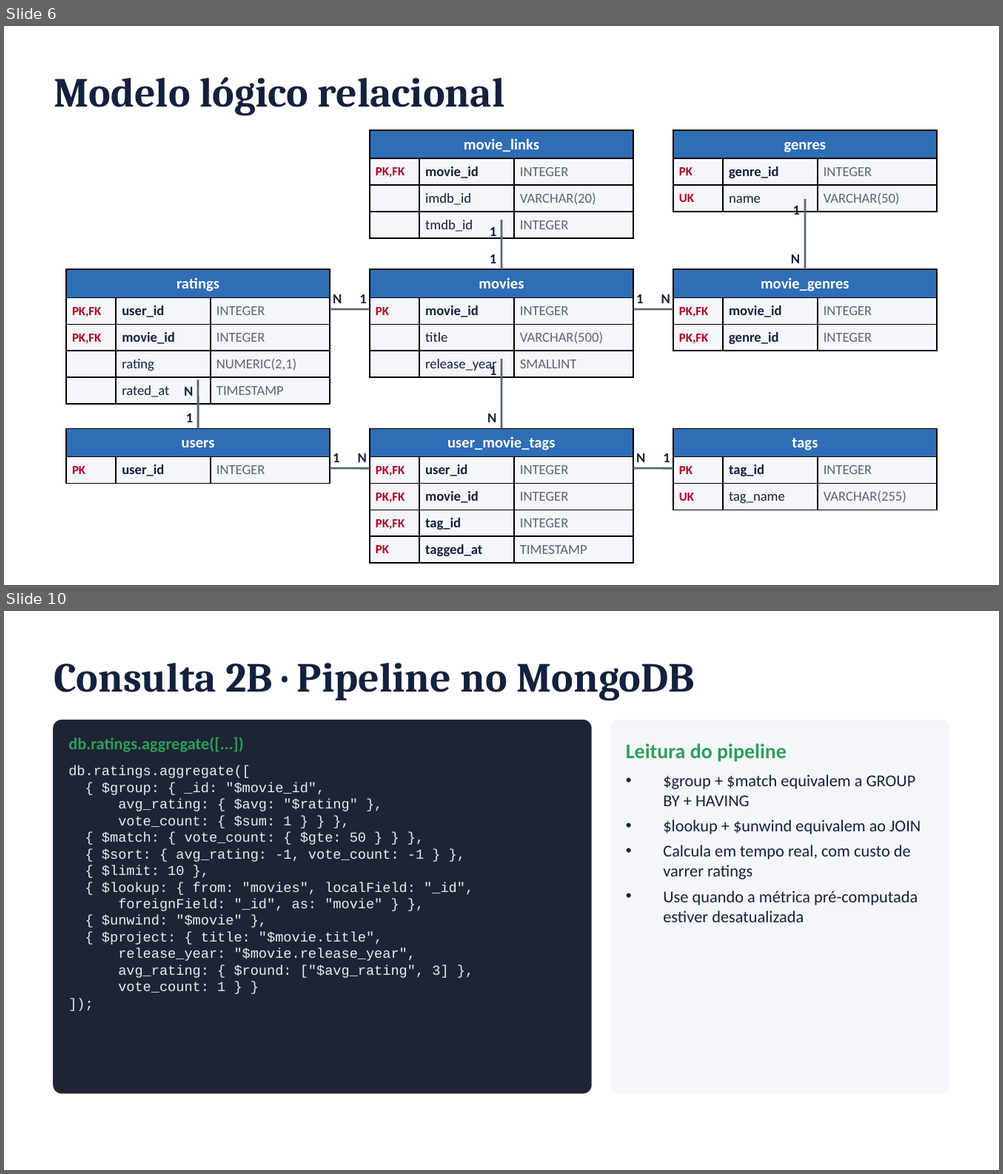
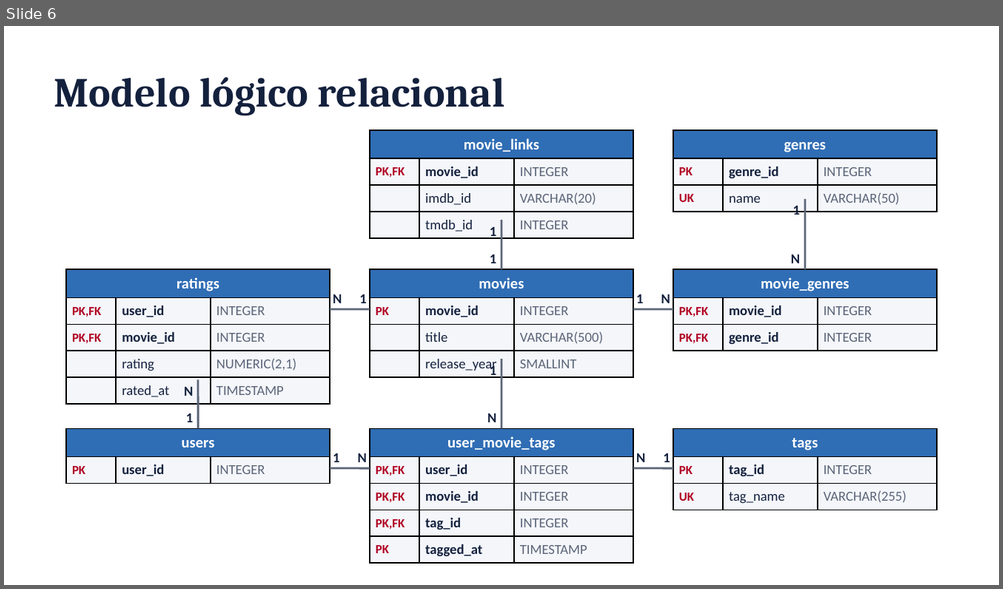
Before and after one commit to FineiasAntonio/BancoDeDados, a slide deck: docs/apresentacao.pptx. Shown one above the other, each under a label of ours: slides 6 and 10 before the commit, slide 6 after it; the slides between them are not shown. The pictures are 1003x1174 and 1003x589 pixels, drawn with LibreOffice and Linux fonts; fonts in the diff are those of the drawing. Boxes give left, top, right and bottom in pixels: in the first picture for what was removed or moved away, otherwise in the second. Text is boxed around its words. In the diff, an @@ line names an element or a change of style, - is before the commit and + after.

```diff
--- a/docs/apresentacao.pptx
+++ b/docs/apresentacao.pptx
@@ slide 10 removed at box(4, 611, 999, 1170), background #FFFFFF @@
@@ text removed at box(54, 663, 694, 701) @@
-Consulta 2B · Pipeline no MongoDB
@@ rounded rectangle removed at box(54, 721, 591, 1093) @@
@@ rounded rectangle removed at box(611, 721, 949, 1093) @@
@@ text removed at box(68, 737, 243, 752) @@
-db.ratings.aggregate([...])
@@ text removed at box(626, 743, 786, 762) @@
-Leitura do pipeline
@@ text removed at box(68, 766, 473, 993) @@
-db.ratings.aggregate([
-{ $group: { _id: "$movie_id",
-avg_rating: { $avg: "$rating" },
-vote_count: { $sum: 1 } } },
-{ $match: { vote_count: { $gte: 50 } } },
-{ $sort: { avg_rating: -1, vote_count: -1 } },
-{ $limit: 10 },
-{ $lookup: { from: "movies", localField: "_id",
-foreignField: "_id", as: "movie" } },
-{ $unwind: "$movie" },
-{ $project: { title: "$movie.title",
-release_year: "$movie.release_year",
-avg_rating: { $round: ["$avg_rating", 3] },
-vote_count: 1 } }
-]);
@@ text removed at box(663, 775, 920, 923) @@
-• $group + $match equivalem a GROUP BY + HAVING
-• $lookup + $unwind equivalem ao JOIN
-• Calcula em tempo real, com custo de varrer ratings
-• Use quando a métrica pré-computada estiver desatualizada
```
Also in this commit, not shown: 5 slides changed, 8 slides added, 4 other slides removed.
